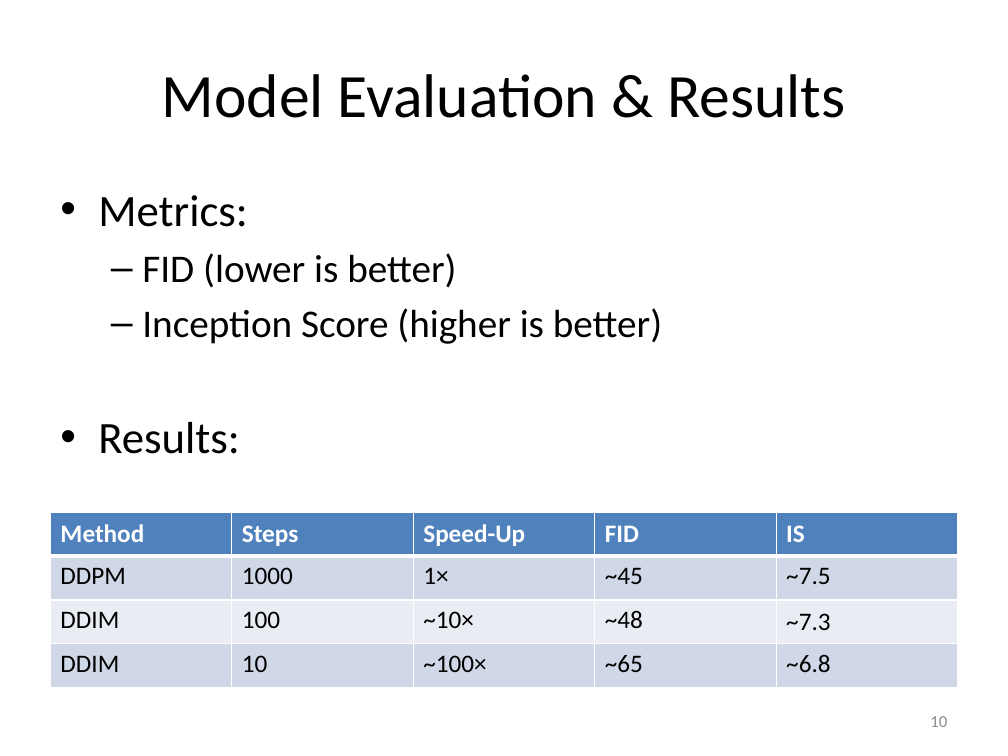
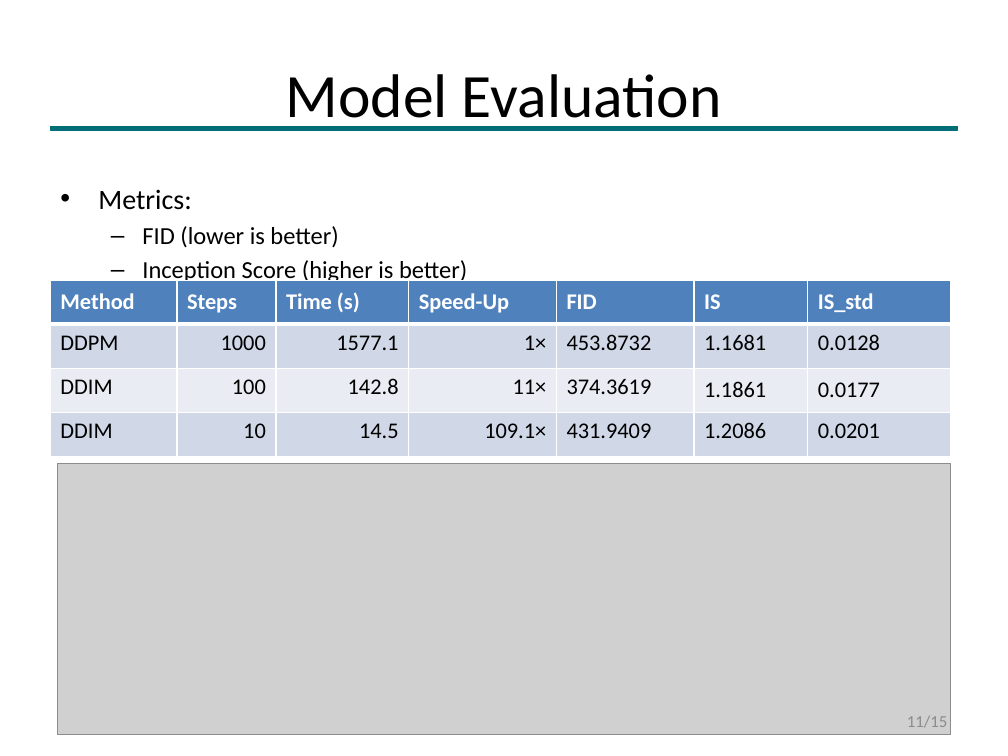
Before and after one commit to yufedor/visionDepthEstimation, a slide deck: slide 11 of Lightweight_Diffusion_Models_Presentation.pptx (slide 10 before the commit). Drawn at 1008x756 pixels with LibreOffice and Linux fonts; fonts in the diff are those of the drawing; grey boxes stand for pictures. Boxes give left, top, right and bottom in pixels: in the first picture for what was removed or moved away, otherwise in the second. Text is boxed around its words. In the diff, an @@ line names an element or a change of style, - is before the commit and + after.

```diff
--- a/Lightweight_Diffusion_Models_Presentation.pptx
+++ b/Lightweight_Diffusion_Models_Presentation.pptx
@@ title at (286, 74, 722, 131): text changed @@
-Model Evaluation & Results
+Model Evaluation
@@ rectangle added at (50, 126, 958, 130), fill #006D77, outline #006D77 1 pt @@
@@ text "Metrics:" at (98, 189, 467, 284): size 32 to 20 pt in "Metrics:"; size 28 to 17.5 pt in "FID (lower is better)", "Inception Score (higher is better)"; less space between paragraphs @@
@@ table at (50, 280, 952, 457) @@
-column 3: Speed-Up | 1× | ~10× | ~100×
-column 4: FID | ~45 | ~48 | ~65
-column 5: IS | ~7.5 | ~7.3 | ~6.8
+column 3: Time (s) | 1577.1 | 142.8 | 14.5
+column 4: Speed-Up | 1× | 11× | 109.1×
+column 5: FID | 453.8732 | 374.3619 | 431.9409
+column 6: IS | 1.1681 | 1.1861 | 1.2086
+column 7: IS_std | 0.0128 | 0.0177 | 0.0201
@@ table: place and size @@
-table at (50, 512, 958, 688)
+table at (50, 280, 952, 457)
@@ text at (98, 422, 240, 454): paragraph removed @@
-• Results:
@@ picture added at (57, 464, 951, 735) @@
@@ page number at (907, 716, 947, 728): text changed @@
-10
+11/15
```
Also in this commit, not shown: 12 other slides changed, 2 slides added, 2 other files.
